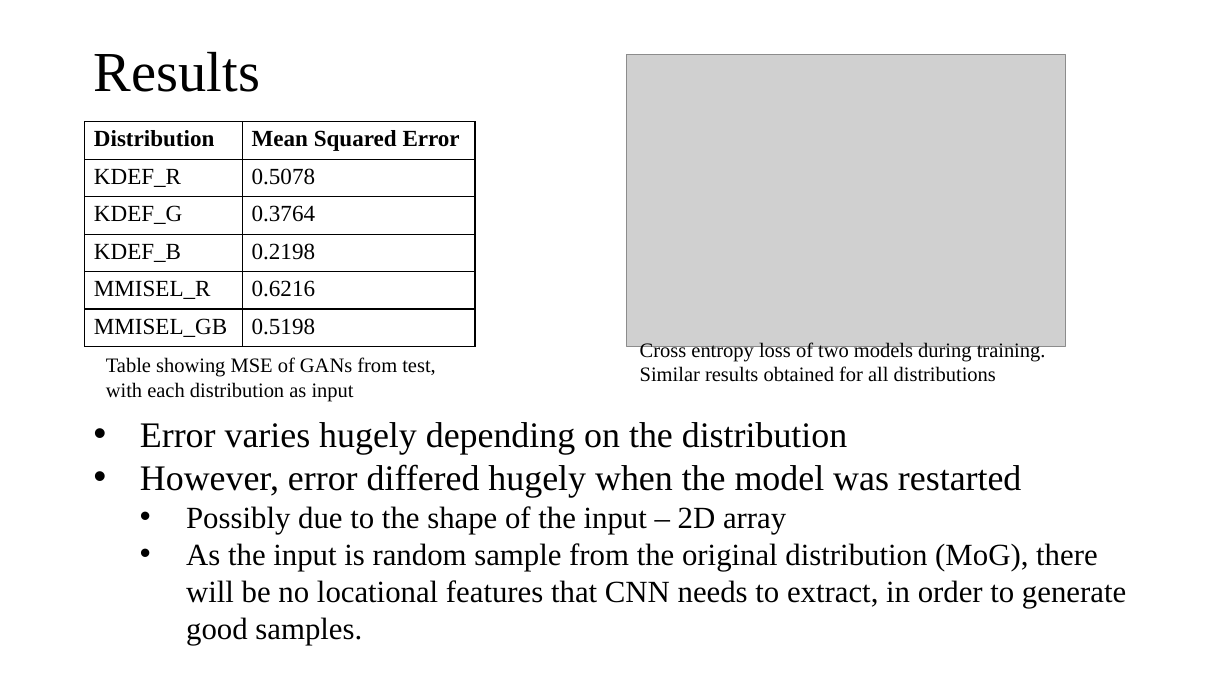
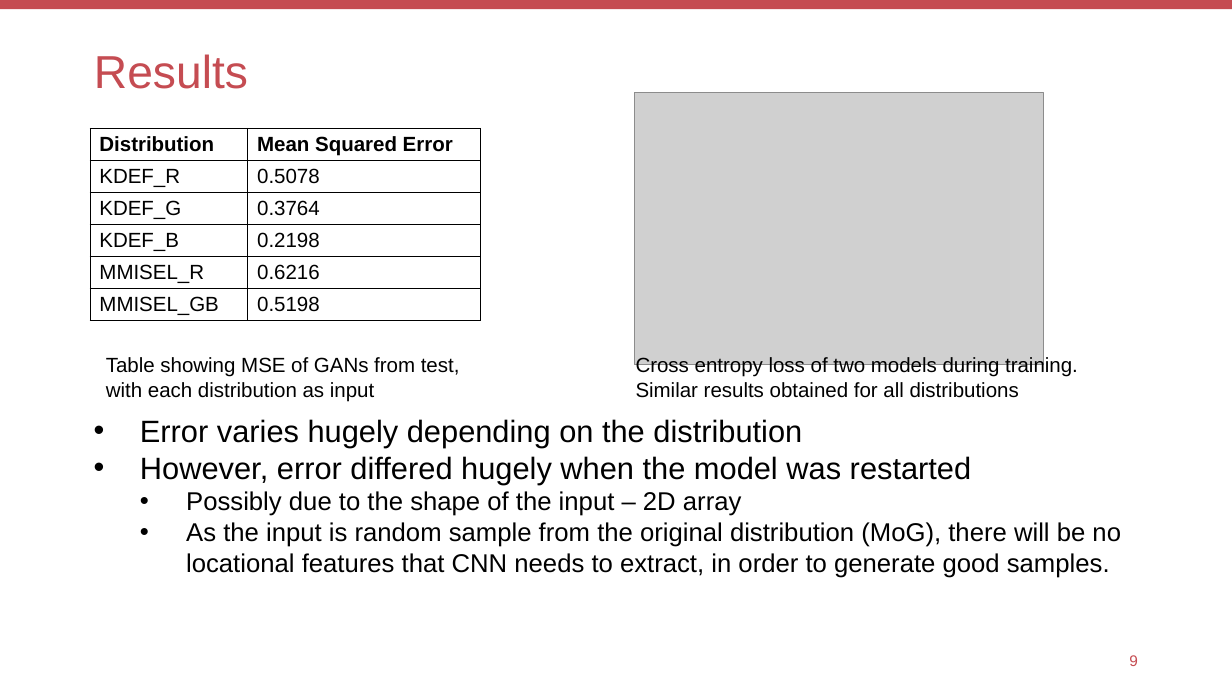
Before and after one commit to KevSr/GAN-study, a slide deck: slide 10 of GAN and MoG/FER and GANs.pptx. Drawn at 1232x693 pixels with LibreOffice and Linux fonts; fonts in the diff are those of the drawing; grey boxes stand for pictures. Boxes give left, top, right and bottom in pixels: in the first picture for what was removed or moved away, otherwise in the second. Text is boxed around its words. In the diff, an @@ line names an element or a change of style, - is before the commit and + after.

Commit message:
changed font and template

```diff
--- a/GAN and MoG/FER and GANs.pptx
+++ b/GAN and MoG/FER and GANs.pptx
@@ rectangle added at (x1=0, y1=0, x2=1232, y2=9), fill #C54C52 @@
@@ title "Results" at (x1=94, y1=54, x2=248, y2=89): size 44 to 36 pt, font Times New Roman to Arial, text colour #000000 to #C54C52 @@
@@ picture resized from (x1=627, y1=55, x2=1066, y2=347) to (x1=635, y1=92, x2=1043, y2=365) @@
@@ table at (x1=91, y1=128, x2=482, y2=332) @@
@@ size 18 to 16 pt, font Times New Roman to Arial @@
@@ table resized from (x1=85, y1=122, x2=476, y2=347) to (x1=91, y1=128, x2=482, y2=332) @@
@@ text "Table showing MSE of GANs ..." at (x1=106, y1=357, x2=460, y2=402): font Times New Roman to Arial @@
@@ text "Cross entropy loss of two ..." at (x1=636, y1=356, x2=1078, y2=398): font Times New Roman to Arial @@
@@ text "Cross entropy loss of two ..." moved from (x1=640, y1=342, x2=1046, y2=382) to (x1=636, y1=356, x2=1078, y2=398) @@
@@ text "Error varies hugely depending on ..." at (x1=140, y1=419, x2=1121, y2=578): size 28 to 24 pt in "Error varies hugely depending on the distribution", "However, error differed hugely when the model ..."; font Times New Roman to Arial; size 24 to 20 pt in "Possibly due to the shape of the ...", "As the input is random sample from ..." @@
@@ page number added at (x1=1129, y1=655, x2=1138, y2=666), 12 pt, text #C54C52 @@
+9
```
Also in this commit, not shown: 15 other slides changed.
